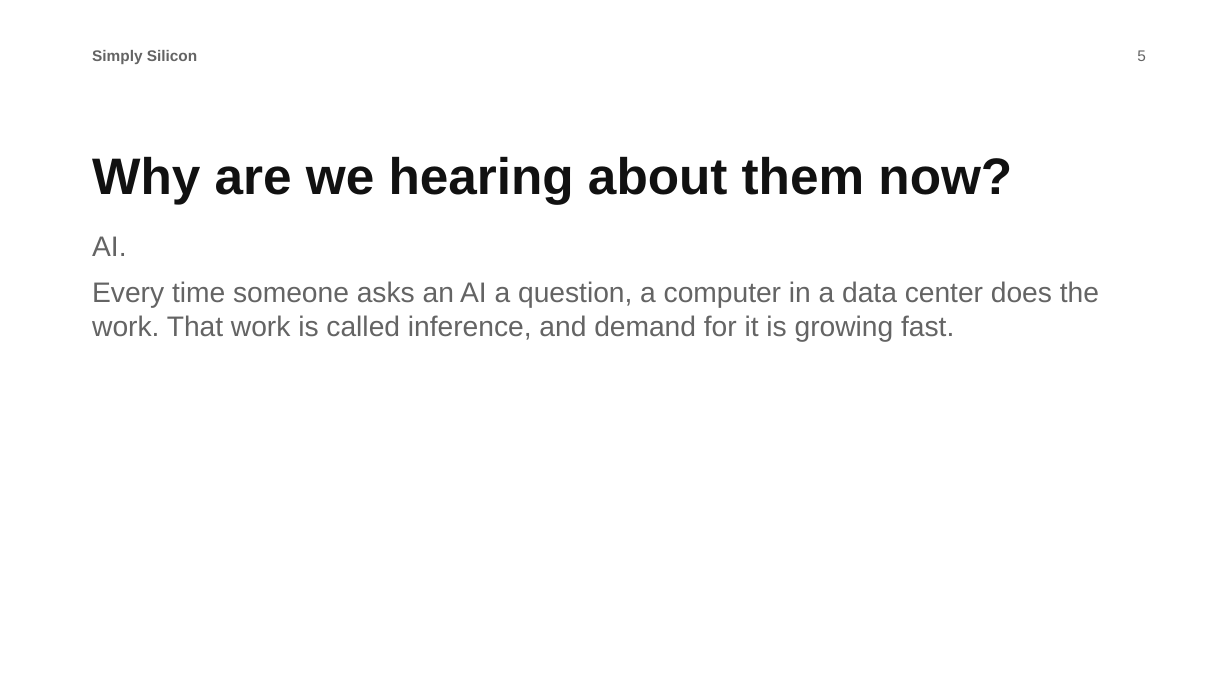
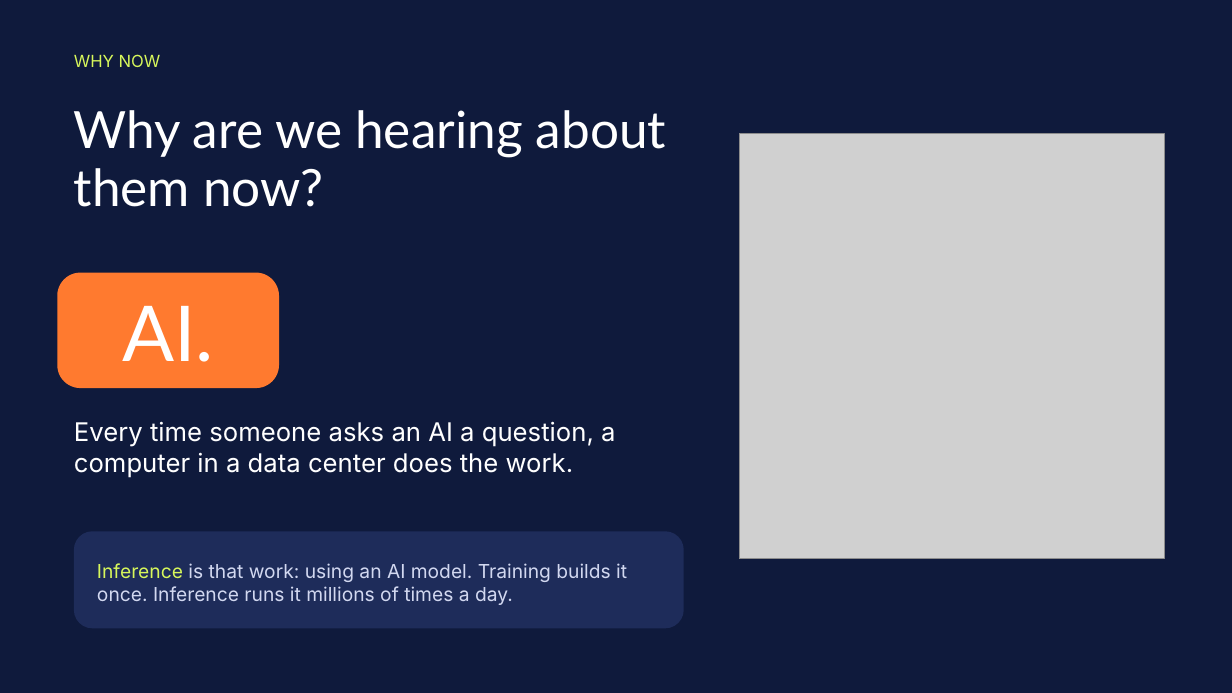
Before and after one commit to Kirubelabiyou/Simply-Silicon, a slide deck: slide 5 of plan-90day/event-presentation.pptx. Drawn at 1232x693 pixels with LibreOffice and Linux fonts; fonts in the diff are those of the drawing; grey boxes stand for pictures. Boxes give left, top, right and bottom in pixels: in the first picture for what was removed or moved away, otherwise in the second. Text is boxed around its words. In the diff, an @@ line names an element or a change of style, - is before the commit and + after.

```diff
--- a/plan-90day/event-presentation.pptx
+++ b/plan-90day/event-presentation.pptx
@@ background #FFFFFF to #0F1A3C @@
@@ text at (x1=74, y1=54, x2=161, y2=67): text changed; size 12 to 13 pt; font Arial to Inter; text colour #646464 to #D7F75B; bold off @@
-Simply Silicon
+WHY NOW
@@ text removed at (x1=1137, y1=50, x2=1146, y2=61) @@
-5
@@ text added at (x1=74, y1=110, x2=666, y2=207), 40 pt, text #FFFFFF @@
+Why are we hearing about them now?
@@ picture added at (x1=739, y1=134, x2=1165, y2=559) @@
@@ rounded rectangle added at (x1=57, y1=273, x2=279, y2=388), fill #FF7A2F @@
@@ text added at (x1=122, y1=306, x2=214, y2=362), 60 pt, text #FFFFFF @@
+AI.
@@ text at (x1=74, y1=421, x2=615, y2=477): text changed; size 22 to 20 pt; font Arial to Inter; text colour #646464 to #FFFFFF @@
-Why are we hearing about them now?
-AI.
-Every time someone asks an AI a question, a computer in a data center does the work. That work is called inference, and demand for it is growing fast.
+Every time someone asks an AI a question, a computer in a data center does the work.
@@ rounded rectangle added at (x1=74, y1=531, x2=684, y2=628), fill #1E2C5A @@
@@ text added at (x1=97, y1=563, x2=627, y2=605), 15 pt, text #D2D8F0 @@
+Inference is that work: using an AI model. Training builds it once. Inference runs it millions of times a day.
```
Also in this commit, not shown: 10 other slides changed, 1 slide added, 1 slide removed, 12 other files.
